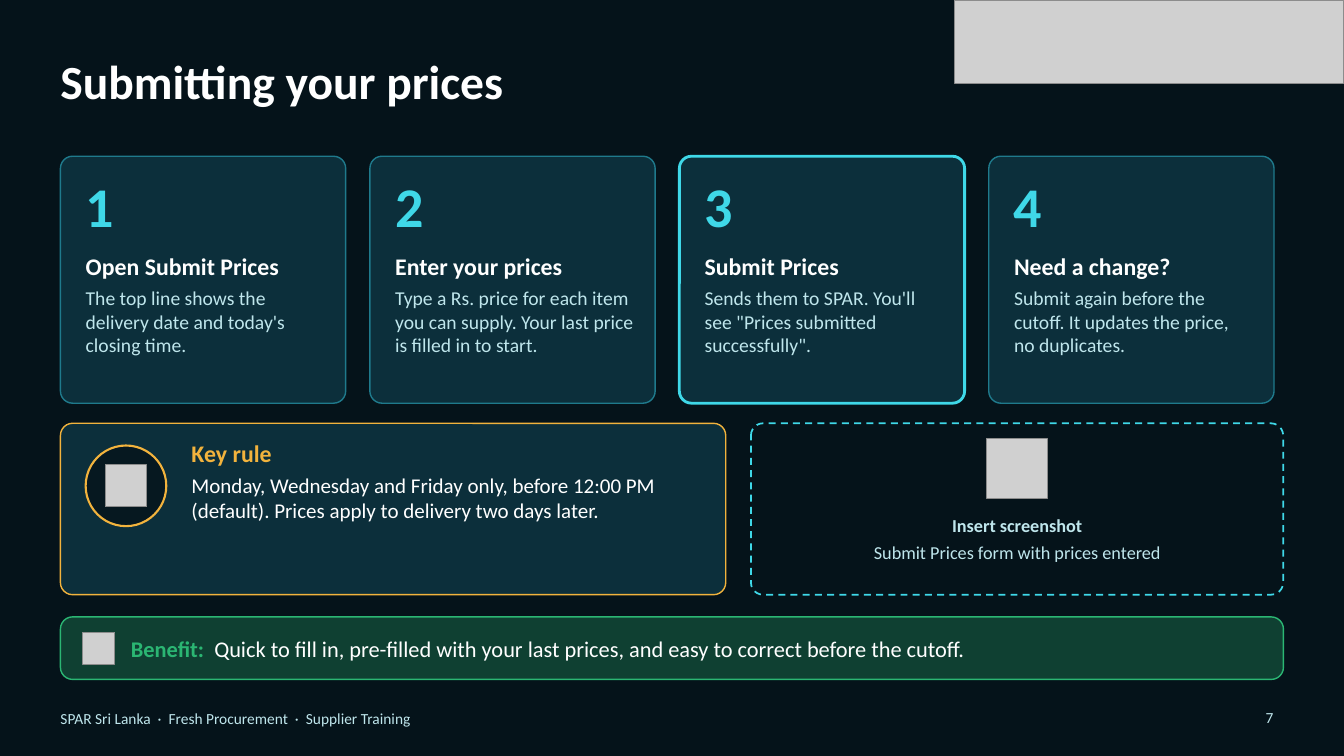
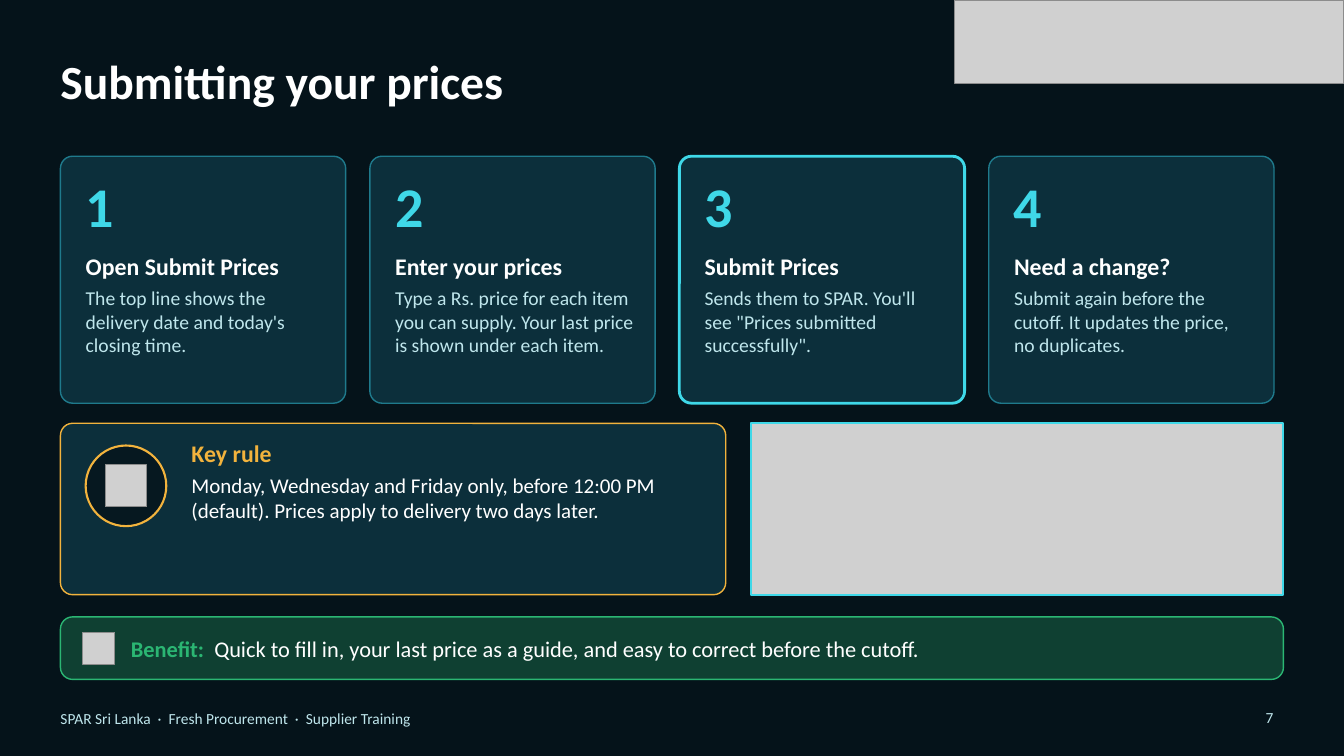
Before and after one commit to hpds4308/SPAR-Fresh-Procurement-, a slide deck: slide 7 of presentation/SPAR_Supplier_Training_Deck.pptx. Drawn at 1344x756 pixels with LibreOffice and Linux fonts; fonts in the diff are those of the drawing; grey boxes stand for pictures; background and template pictures are left out. Boxes give left, top, right and bottom in pixels: in the first picture for what was removed or moved away, otherwise in the second. Text is boxed around its words. In the diff, an @@ line names an element or a change of style, - is before the commit and + after.

```diff
--- a/presentation/SPAR_Supplier_Training_Deck.pptx
+++ b/presentation/SPAR_Supplier_Training_Deck.pptx
@@ text at box(395, 291, 634, 352): text changed @@
-Type a Rs. price for each item you can supply. Your last price is filled in to start.
+Type a Rs. price for each item you can supply. Your last price is shown under each item.
@@ rounded rectangle removed at box(751, 423, 1284, 595) @@
@@ picture added at box(751, 423, 1284, 595) @@
@@ rectangle added at box(751, 423, 1284, 595), outline #3FD8E8 1.5 pt @@
@@ picture removed at box(987, 439, 1048, 499) @@
@@ text removed at box(874, 519, 1160, 562) @@
-Insert screenshot
-Submit Prices form with prices entered
@@ text at box(131, 641, 918, 661): text changed @@
-Benefit: Quick to fill in, pre-filled with your last prices, and easy to correct before the cutoff.
+Benefit: Quick to fill in, your last price as a guide, and easy to correct before the cutoff.
```
Also in this commit, not shown: 4 other slides changed, 2 other files.
